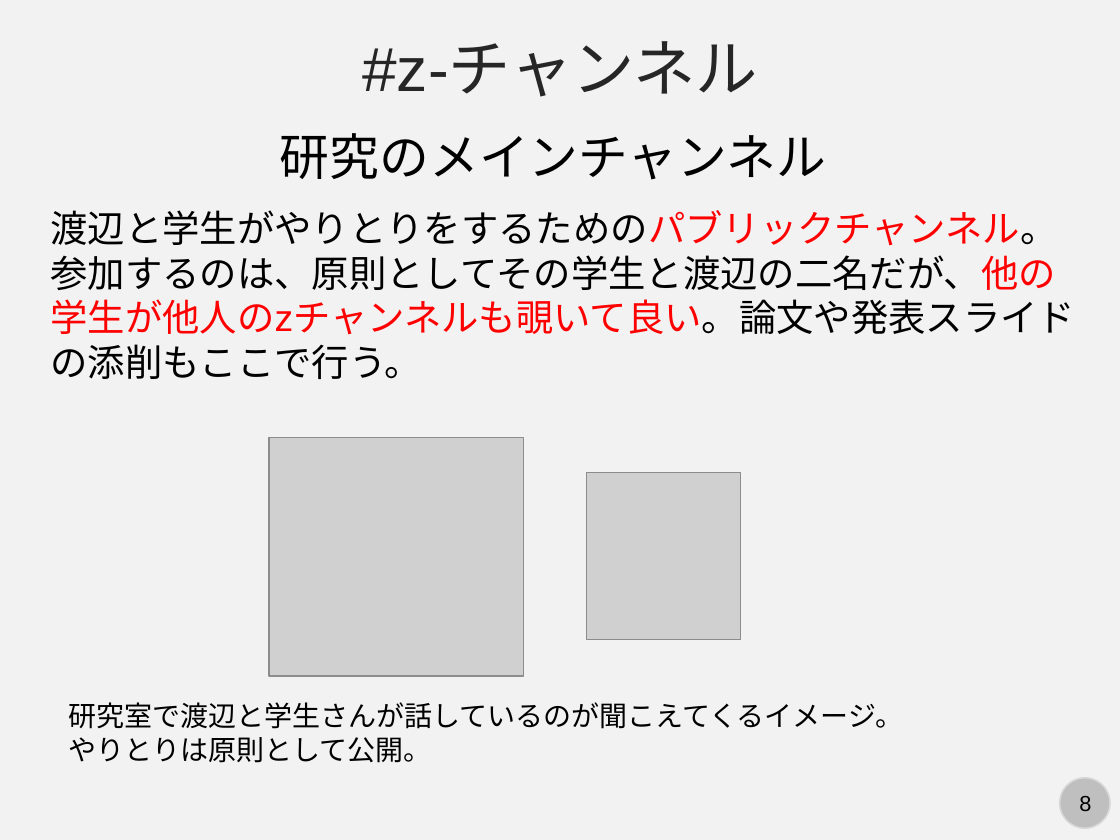
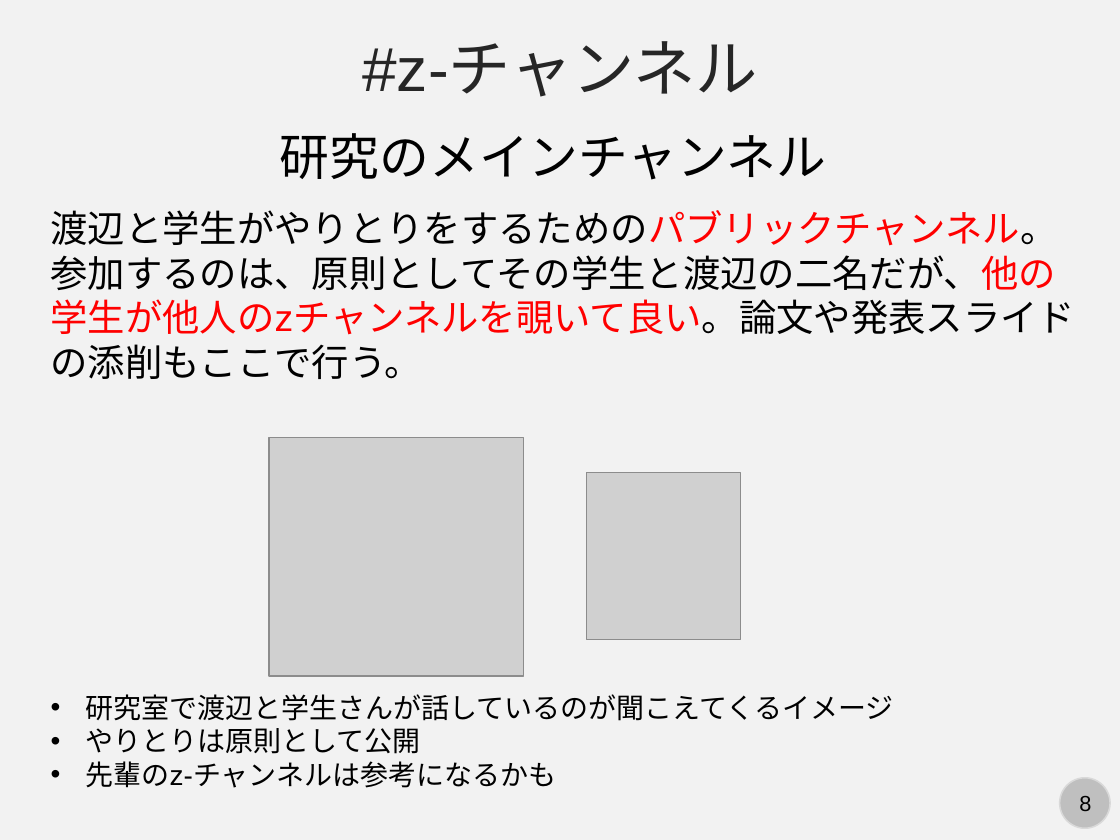
Before and after one commit to kaityo256/lab_startup, a slide deck: slide 8 of slack/slack.pptx. Drawn at 1120x840 pixels with LibreOffice and Linux fonts; fonts in the diff are those of the drawing; grey boxes stand for pictures. Boxes give left, top, right and bottom in pixels: in the first picture for what was removed or moved away, otherwise in the second. Text is boxed around its words. In the diff, an @@ line names an element or a change of style, - is before the commit and + after.

```diff
--- a/slack/slack.pptx
+++ b/slack/slack.pptx
@@ text at (x1=51, y1=255, x2=1075, y2=379): text changed @@
-参加するのは、原則としてその学生と渡辺の二名だが、他の学生が他人のzチャンネルも覗いて良い。論文や発表スライドの添削もここで行う。
+参加するのは、原則としてその学生と渡辺の二名だが、他の学生が他人のzチャンネルを覗いて良い。論文や発表スライドの添削もここで行う。
@@ text at (x1=86, y1=694, x2=894, y2=788): text changed @@
-研究室で渡辺と学生さんが話しているのが聞こえてくるイメージ。
-やりとりは原則として公開。
+• 研究室で渡辺と学生さんが話しているのが聞こえてくるイメージ
+• やりとりは原則として公開
+• 先輩のz-チャンネルは参考になるかも
```
Also in this commit, not shown: 2 other slides changed.
